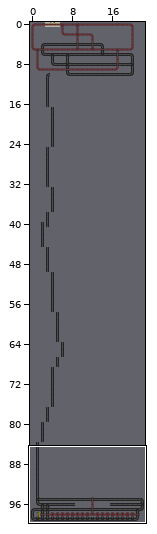
An edit to a level. Tiled map, resources/public/level1.tmx. The picture above shows the old version from afar; the outline marks the close-up.
Close-up. As it was:
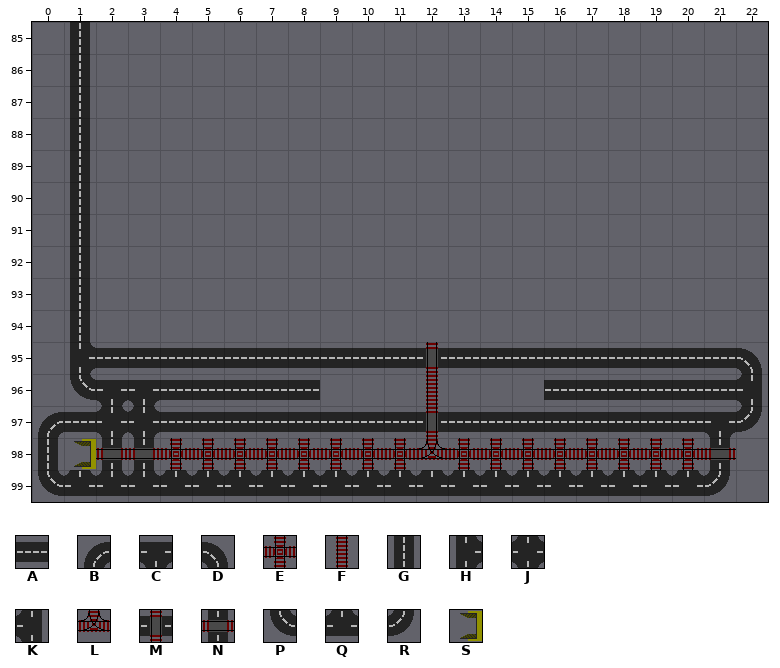
Cells are 32x32 px. Shown: x 0..22, y 85..99.
Key: from "kafelki": A 4, B 5, C 6, D 7, E 21, F 23, G 24, H 25, J 26, K 27, L 41, M 43, N 44, P 45, Q 46, R 47, S 64.
_ is an empty cell.
Layer "foreground" before, first column x 0:
 85 _G_____________________
 86 _G_____________________
 87 _G_____________________
 88 _G_____________________
 89 _G_____________________
 90 _G_____________________
 91 _G_____________________
 92 _G_____________________
 93 _G_____________________
 94 _G_____________________
 95 _HAAAAAAAAAAMAAAAAAAAAD
 96 _PCCAAAAA___F___AAAAAAK
 97 BAJJAAAAAAAAMAAAAAAAACR
 98 GSNNEEEEEEEELEEEEEEEEN_
 99 PQQQQQQQQQQQQQQQQQQQQR_
Now the later version:
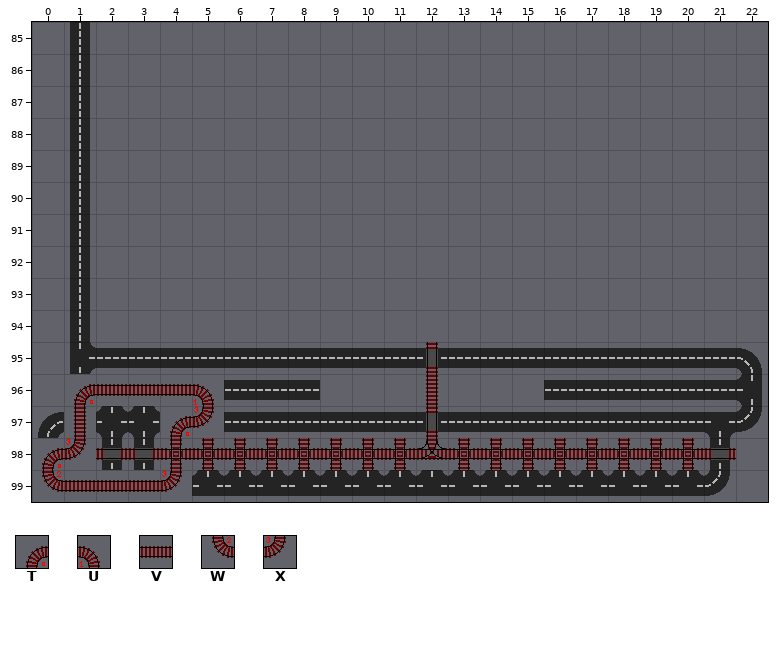
Further tiles: from "kafelki": T 0, U 2, V 3, W 40, X 42.
Difference:
Changed rows in their new state; . is an unchanged cell.
Layer "foreground":
first column x 0:
 96 .TVVVU
 97 .F..TX
 98 TX....
 99 WVVVX.
